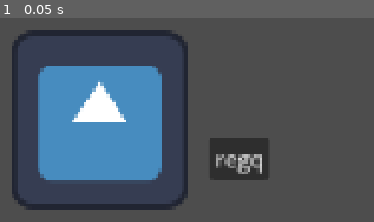
Above: before the commit, frame 1.
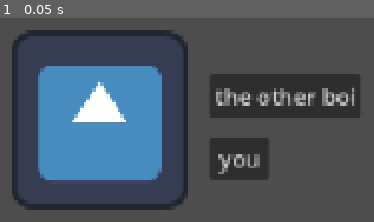
Above: after the commit, the same moment.

Repository: Manenderrr/gamejam-russian-roulette-thing
Game: Godot game, scene res://main.tscn
The game is run twice, just before and just after one commit, with the same random seed, the same clock (stepped at 60 frames per second) and the same inputs. The engine's default icon, where the game draws it, is replaced by a stand-in: a white triangle on a blue panel in a dark square.
Inputs:
- Up to frame 1 (0.05 s): no input

The runs differ from the first frame. In frame 1, 8.7% of the frame differs, in the area x 56-97%, y 27-77%.

Commit message:
Add actually playing the game

Diff:
--- a/main.tscn
+++ b/main.tscn
@@ -4,17 +4,25 @@
 [ext_resource type="Script" uid="uid://caqeln6d0x07k" path="res://player.gd" id="2_h2yge"]
 
 [node name="Node2D" type="Node2D" unique_id=1789930307]
+script = ExtResource("2_h2yge")
 
 [node name="Player" type="Sprite2D" parent="." unique_id=1684890817]
 position = Vector2(138, 497)
 texture = ExtResource("1_0xm2m")
-script = ExtResource("2_h2yge")
 
 [node name="Button" type="Button" parent="." unique_id=1554285466]
 offset_left = 217.0
 offset_top = 509.0
 offset_right = 260.0
 offset_bottom = 540.0
-text = "regq"
+text = "you"
 
-[connection signal="pressed" from="Button" to="Player" method="fire"]
+[node name="Button2" type="Button" parent="." unique_id=646937081]
+offset_left = 217.0
+offset_top = 464.0
+offset_right = 326.0
+offset_bottom = 495.0
+text = "the other boi"
+
+[connection signal="pressed" from="Button" to="." method="shoot_yourself"]
+[connection signal="pressed" from="Button2" to="." method="shoot_enemy"]
--- a/player.gd
+++ b/player.gd
@@ -1,12 +1,20 @@
-extends Sprite2D
+extends Node
 
 var currentChamber: int = 0
-var badChamber: int = 1
+var liveChamber: int = 1
 
-func fire():
-	if currentChamber == badChamber:
-		print("bad")
+func shoot_yourself():
+	if currentChamber == liveChamber:
+		print("you killed yourself")
 		assert(false, "death is not implemented")
 	else:
-		print("okay")
+		print("empty")
 		currentChamber = (currentChamber + 1) % 6
+
+func shoot_enemy():
+	if currentChamber == liveChamber:
+		print("you killed him")
+		assert(false, "victory is not implemented")
+	else:
+		print("empty")
+		currentChamber = (currentChamber + 1) % 6
